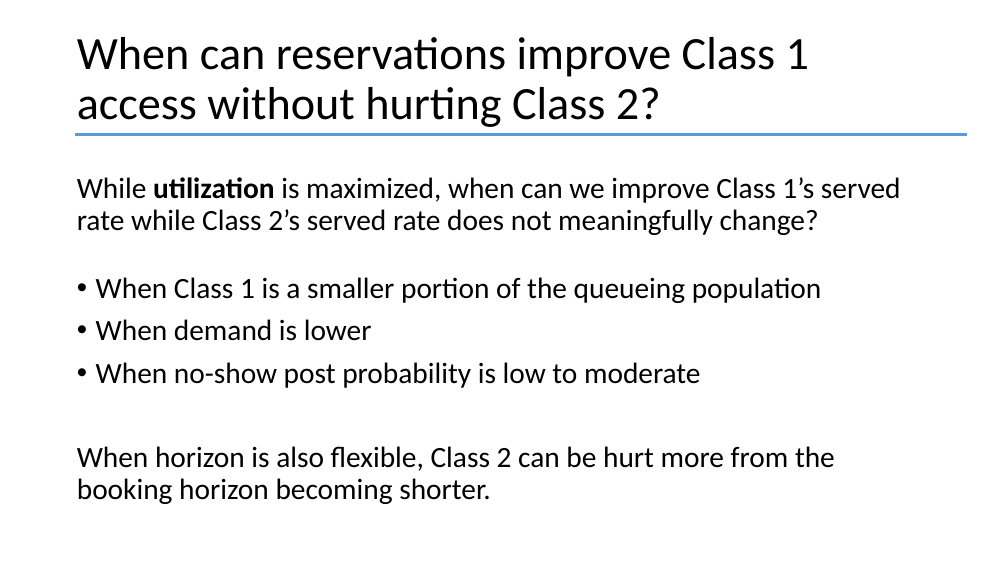
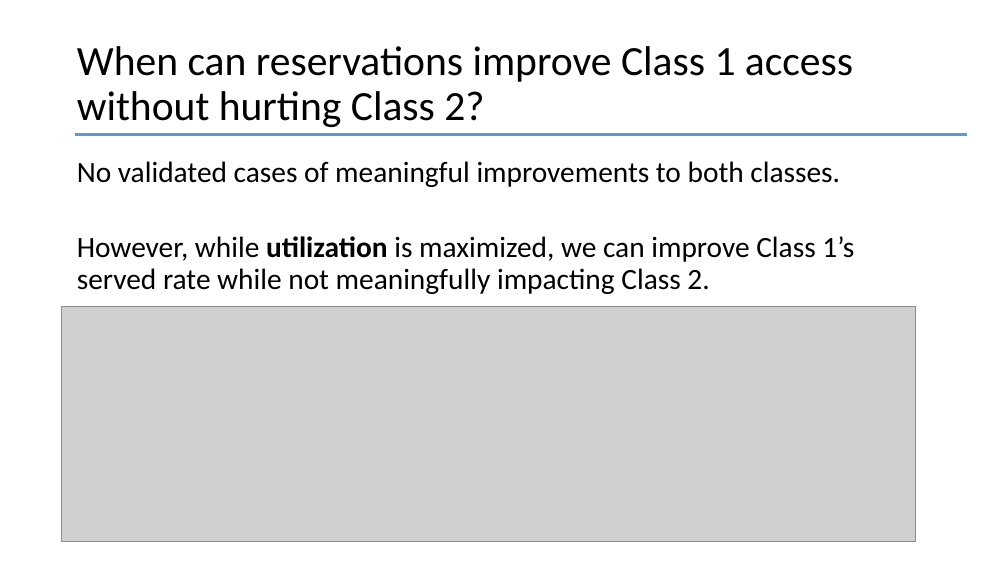
Before and after one commit to YcartXin/CUIMC-Appointment-Simulation, a slide deck: slide 22 of presentation/FCFS Presentation.pptx. Drawn at 1008x567 pixels with LibreOffice and Linux fonts; fonts in the diff are those of the drawing; grey boxes stand for pictures. Boxes give left, top, right and bottom in pixels: in the first picture for what was removed or moved away, otherwise in the second. Text is boxed around its words. In the diff, an @@ line names an element or a change of style, - is before the commit and + after.

```diff
--- a/presentation/FCFS Presentation.pptx
+++ b/presentation/FCFS Presentation.pptx
@@ title "When can reservations improve Class ...": place and size @@
-title "When can reservations improve Class ..." at box(77, 37, 809, 127)
+title "When can reservations improve Class ..." at box(77, 46, 853, 127)
@@ title "When can reservations improve Class ..." at box(77, 46, 853, 127): size 44 to 39.6 pt @@
@@ text at box(77, 161, 854, 294): text changed @@
-While utilization is maximized, when can we improve Class 1’s served rate while Class 2’s served rate does not meaningfully change?
-• When Class 1 is a smaller portion of the queueing population
-• When demand is lower
-• When no-show post probability is low to moderate
-When horizon is also flexible, Class 2 can be hurt more from the booking horizon becoming shorter.
+No validated cases of meaningful improvements to both classes.
+However, while utilization is maximized, we can improve Class 1’s served rate while not meaningfully impacting Class 2.
@@ picture added at box(62, 306, 916, 541) @@
```
Also in this commit, not shown: 2 other slides changed, 1 slide added, 5 other files.
